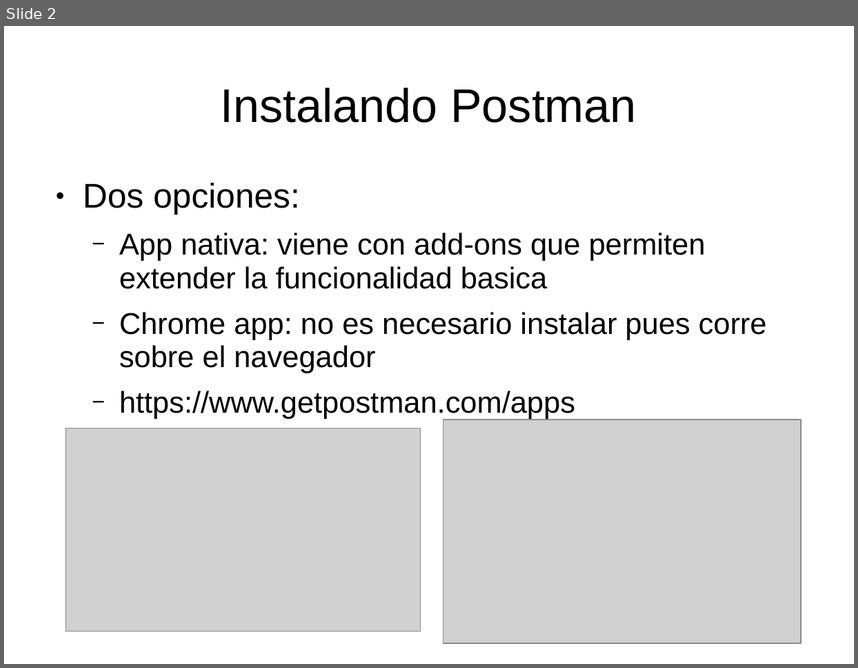
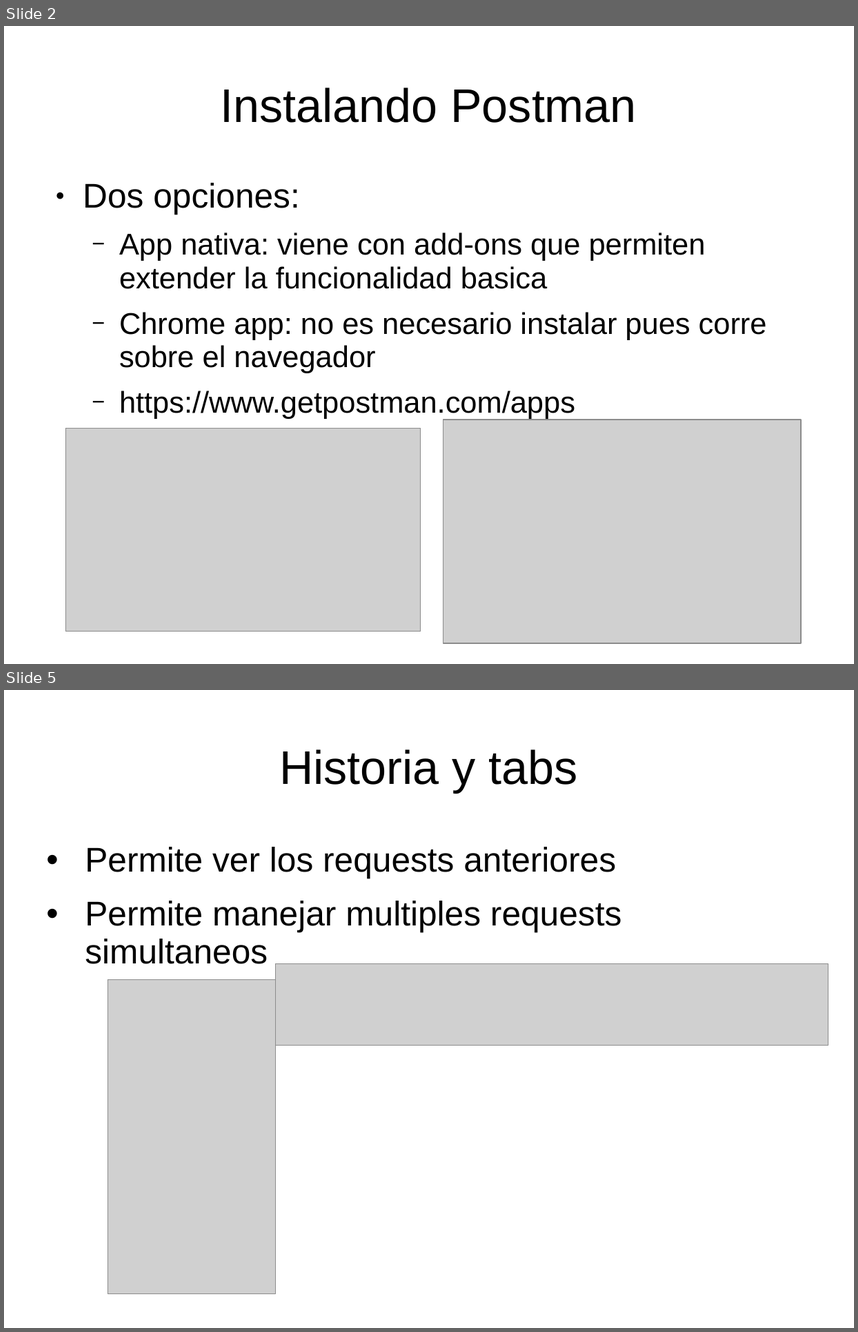
Before and after one commit to luisgepeto/PostmanCourse, a slide deck: Presentacion.ppt. Shown one above the other, each under a label of ours: slide 2 before the commit, slides 2 and 5 after it; the slides between them are not shown. The pictures are 858x668 and 858x1332 pixels, drawn with LibreOffice and Linux fonts; fonts in the diff are those of the drawing; grey boxes stand for pictures. Boxes give left, top, right and bottom in pixels: in the first picture for what was removed or moved away, otherwise in the second. Text is boxed around its words. In the diff, an @@ line names an element or a change of style, - is before the commit and + after.

```diff
--- a/Presentacion.ppt
+++ b/Presentacion.ppt
@@ slide 5 added at [4,690,854,1328], background #FFFFFF @@
@@ title added at [279,749,577,793], 44 pt, text #000000 @@
+Historia y tabs
@@ text added at [85,847,622,964], 32 pt, text #000000 @@
+• Permite ver los requests anteriores
+• Permite manejar multiples requests simultaneos
@@ picture added at [276,964,829,1045] @@
@@ picture added at [108,980,277,1294] @@
```
Also in this commit, not shown: 1 slide changed, 5 other slides added, 5 other files.
